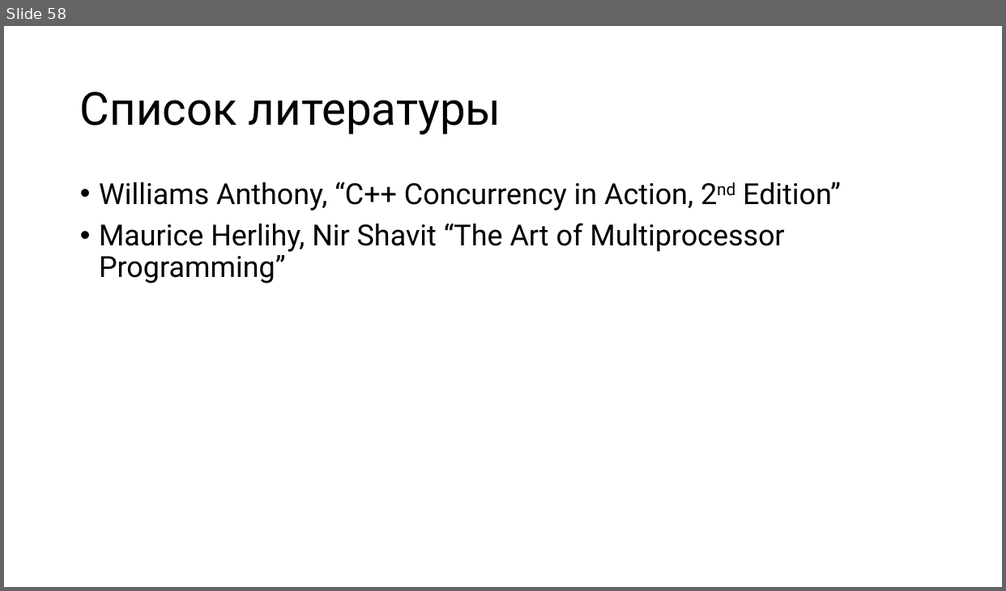
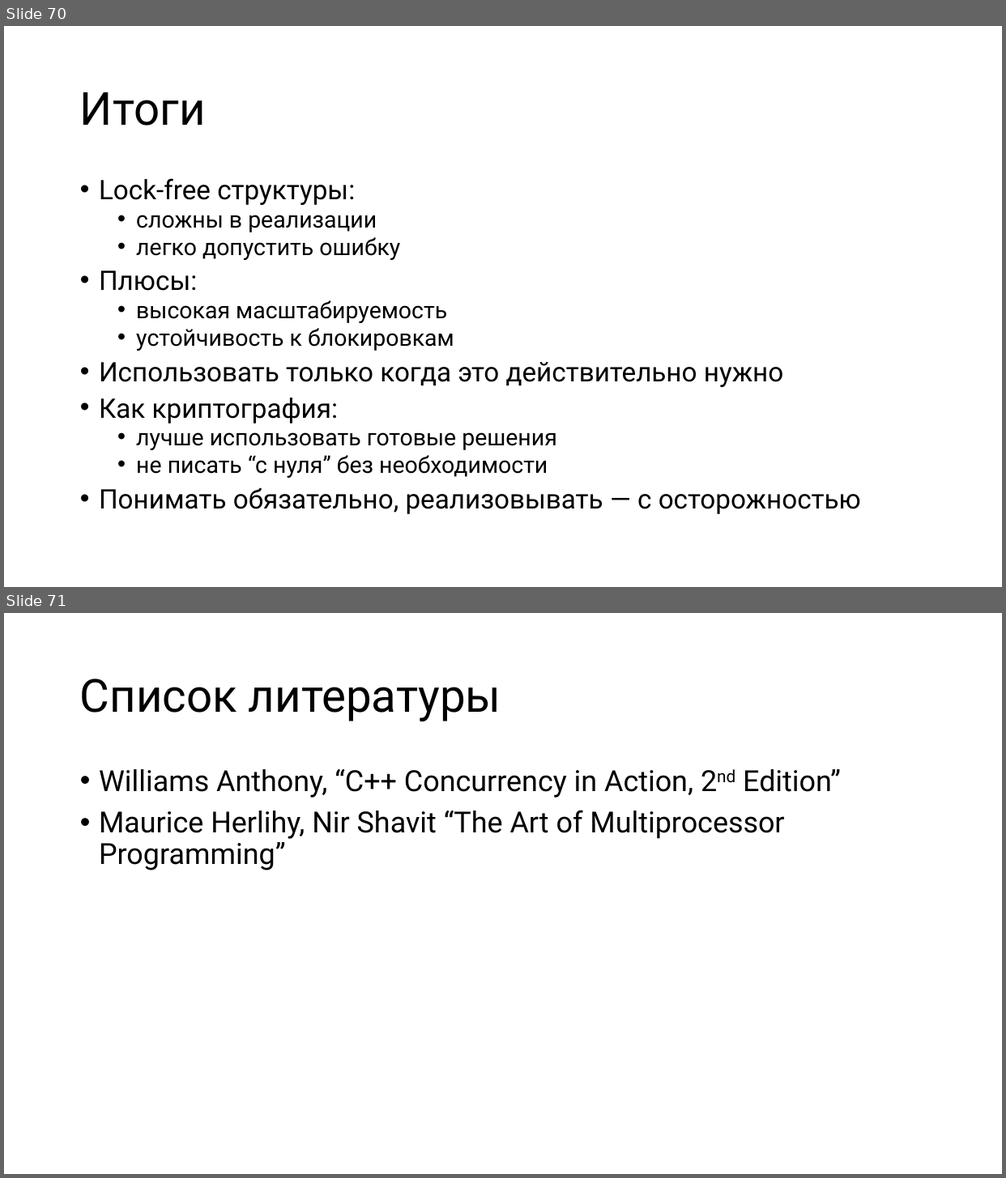
Before and after one commit to alexey-malov/pc, a slide deck: lectures/11/Lock-free алгоритмы и структуры данных.pptx. Shown one above the other, each under a label of ours: slide 58 before the commit, slides 70 and 71 after it. The pictures are 1006x591 and 1006x1178 pixels, drawn with LibreOffice and Linux fonts; fonts in the diff are those of the drawing. Boxes give left, top, right and bottom in pixels: in the first picture for what was removed or moved away, otherwise in the second. Text is boxed around its words. In the diff, an @@ line names an element or a change of style, - is before the commit and + after.

Commit message:
Обновл лекцию по Lock-Free алгоритмам и структурам данных

```diff
--- a/lectures/11/Lock-free алгоритмы и структуры данных.pptx
+++ b/lectures/11/Lock-free алгоритмы и структуры данных.pptx
@@ slide 70 added at [4,26,1002,587], background #FFFFFF @@
@@ title added at [80,92,206,126], 44 pt, text #000000 @@
+Итоги
@@ text added at [99,178,861,514], 22.2 pt, text #000000 @@
+• Lock-free структуры:
+  • сложны в реализации
+  • легко допустить ошибку
+• Плюсы:
+  • высокая масштабируемость
+  • устойчивость к блокировкам
+• Использовать только когда это действительно нужно
+• Как криптография:
+  • лучше использовать готовые решения
+  • не писать “с нуля” без необходимости
+• Понимать обязательно, реализовывать — с осторожностью
@@ what was slide 58 is now slide 71 @@
```
Also in this commit, not shown: 4 slides changed, 12 other slides added.
